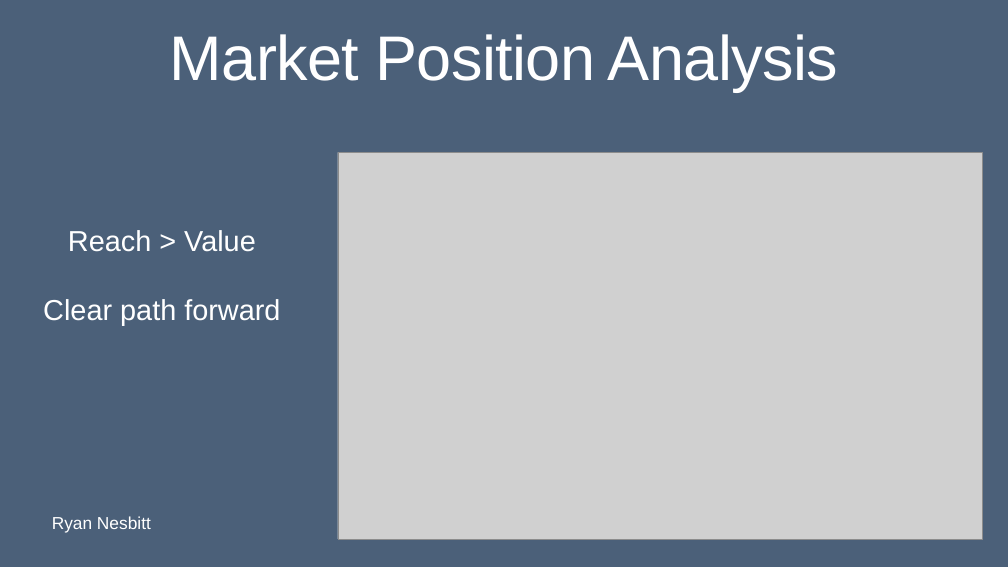
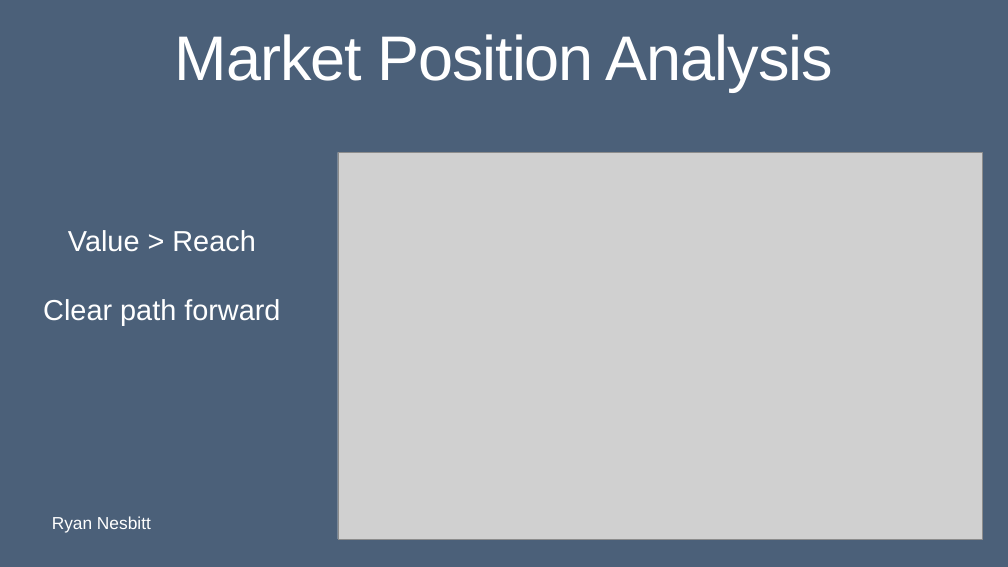
Before and after one commit to rmnesbitt/Competitive-Positioning-Matrix, a slide deck: slide 5 of executive_presentation.pptx. Drawn at 1008x567 pixels with LibreOffice and Linux fonts; fonts in the diff are those of the drawing; grey boxes stand for pictures. Boxes give left, top, right and bottom in pixels: in the first picture for what was removed or moved away, otherwise in the second. Text is boxed around its words. In the diff, an @@ line names an element or a change of style, - is before the commit and + after.

```diff
--- a/executive_presentation.pptx
+++ b/executive_presentation.pptx
@@ title "Market Position Analysis" at [175, 34, 833, 91]: letter spacing -1.2 to -2 pt @@
@@ text at [68, 230, 255, 252]: text changed @@
-Reach > Value
+Value > Reach
```
Also in this commit, not shown: 6 other slides changed.
